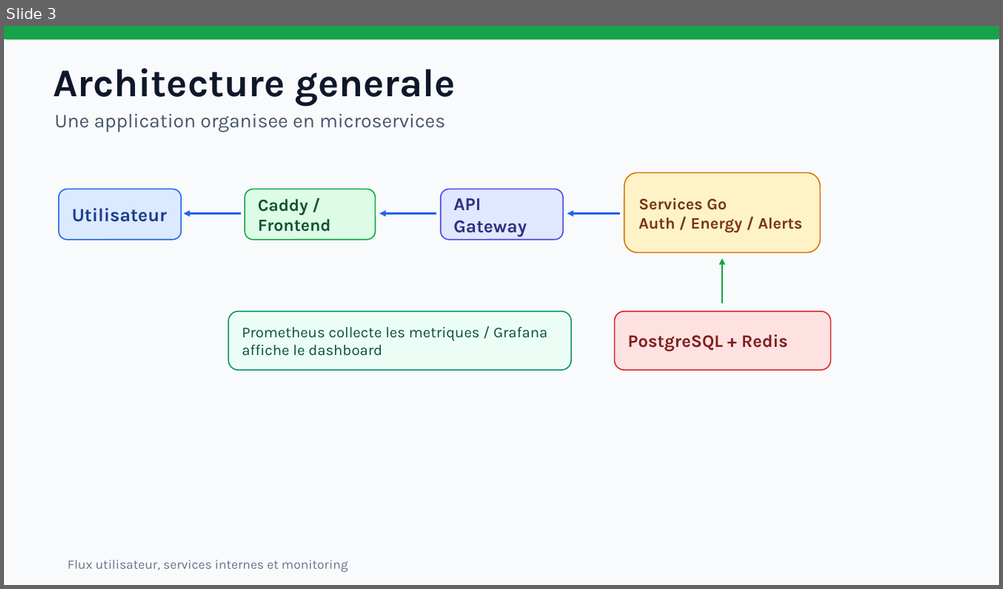
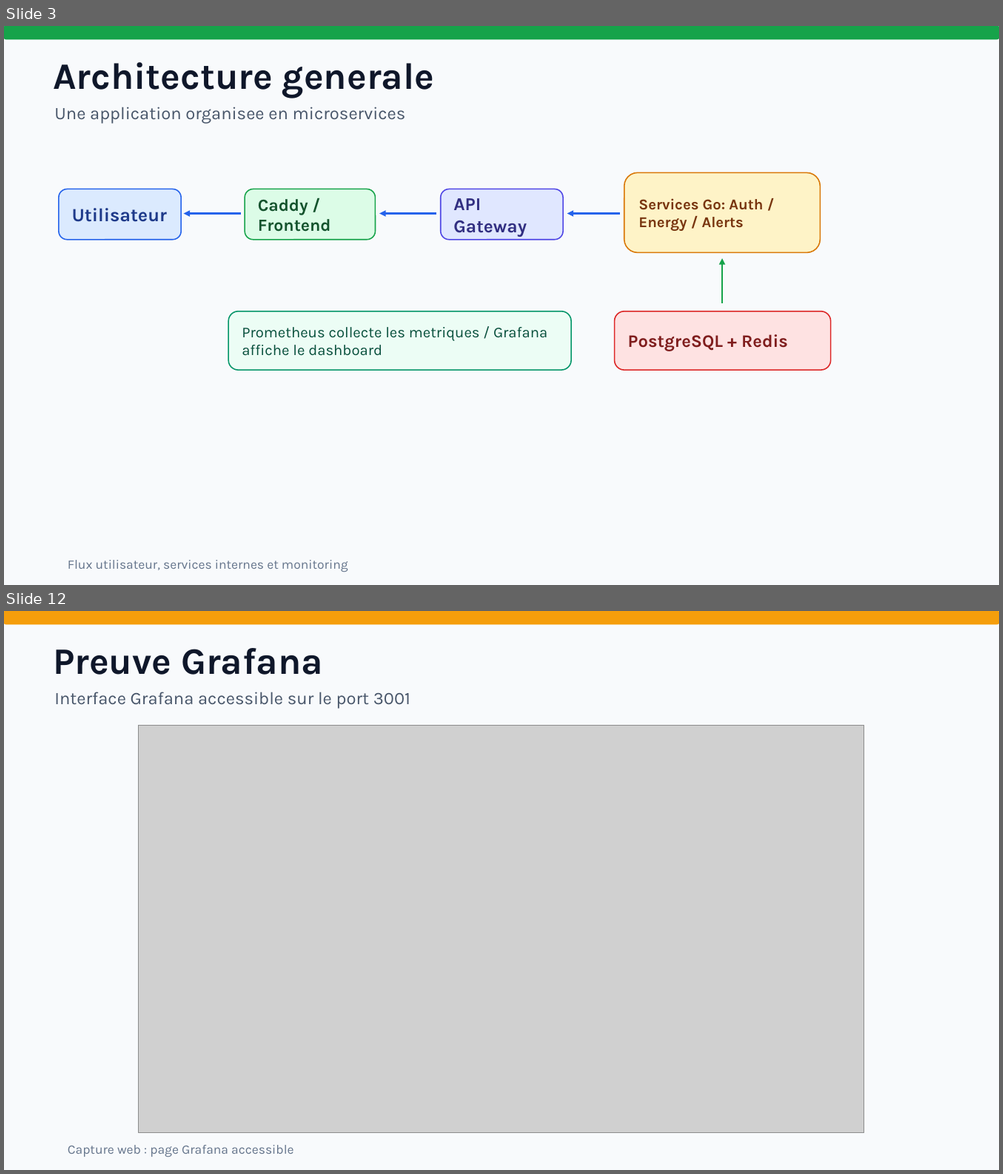
Before and after one commit to montchonabil-collab/greenops-platform, a slide deck: docs/greenops-platform-presentation.pptx. Shown one above the other, each under a label of ours: slide 3 before the commit, slides 3 and 12 after it; the slides between them are not shown. The pictures are 1003x589 and 1003x1174 pixels, drawn with LibreOffice and Linux fonts; fonts in the diff are those of the drawing; grey boxes stand for pictures. Boxes give left, top, right and bottom in pixels: in the first picture for what was removed or moved away, otherwise in the second. Text is boxed around its words. In the diff, an @@ line names an element or a change of style, - is before the commit and + after.

Commit message:
Add proof screenshots to presentation

```diff
--- a/docs/greenops-platform-presentation.pptx
+++ b/docs/greenops-platform-presentation.pptx
@@ slide 12 added at (4, 611, 999, 1170), background #F8FAFC @@
@@ rounded rectangle added at (4, 611, 999, 624), fill #F59E0B, outline #F59E0B 1.1 pt @@
@@ text added at (53, 648, 323, 675), 36 pt, text #0F172A, bold @@
+Preuve Grafana
@@ text added at (54, 692, 410, 709), 17 pt, text #475569 @@
+Interface Grafana accessible sur le port 3001
@@ picture added at (138, 725, 864, 1133) @@
@@ text added at (68, 1145, 293, 1157), 12.5 pt, text #64748B @@
+Capture web : page Grafana accessible
@@ slide 3 changed as well @@
@@ text "Architecture generale": place and size @@
-text "Architecture generale" at (53, 68, 455, 105)
+text "Architecture generale" at (53, 62, 434, 99)
@@ text "Architecture generale" at (53, 62, 434, 99): size 38 to 36 pt @@
@@ text "Une application organisee en microservices": place and size @@
-text "Une application organisee en microservices" at (54, 113, 445, 133)
+text "Une application organisee en microservices" at (54, 107, 406, 124)
@@ text "Une application organisee en microservices" at (54, 107, 406, 124): size 19 to 17 pt @@
@@ text in rounded rectangle at (638, 198, 762, 231): text changed; size 15.5 to 14.5 pt @@
-Services Go
-Auth / Energy / Alerts
+Services Go: Auth / Energy / Alerts
```
Also in this commit, not shown: 8 other slides changed, 6 other slides added, 1 slide removed, 7 other files.
